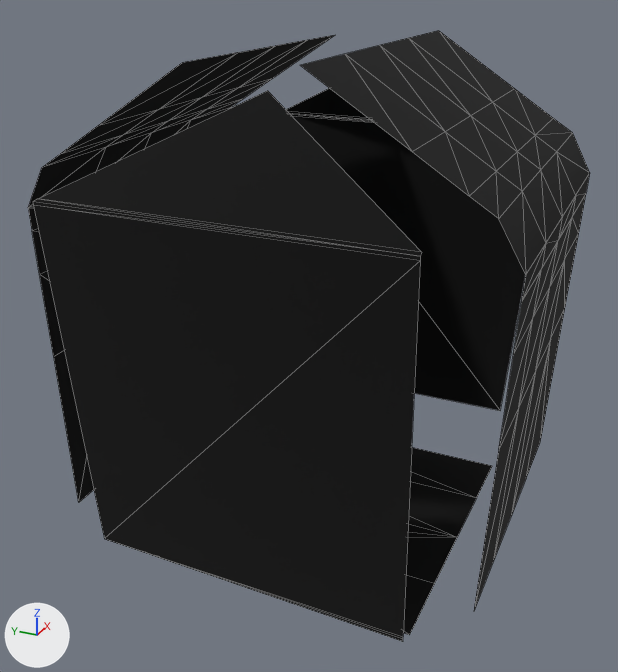
Two versions of the glTF model box2.glb, one commit apart.
Both versions are drawn from a camera (50 mm lens) standing at (-3.03, -1.28, 2.45) and looking at (-0.09, 0.04, 0.98). Every picture has the same lights, and +X, +Y and +Z are marked at lower left. Mesh edges are drawn as thin lines. Where no turn or scale is listed for an object, it has been applied to the vertices.

In view in the first picture: 'boxH'.
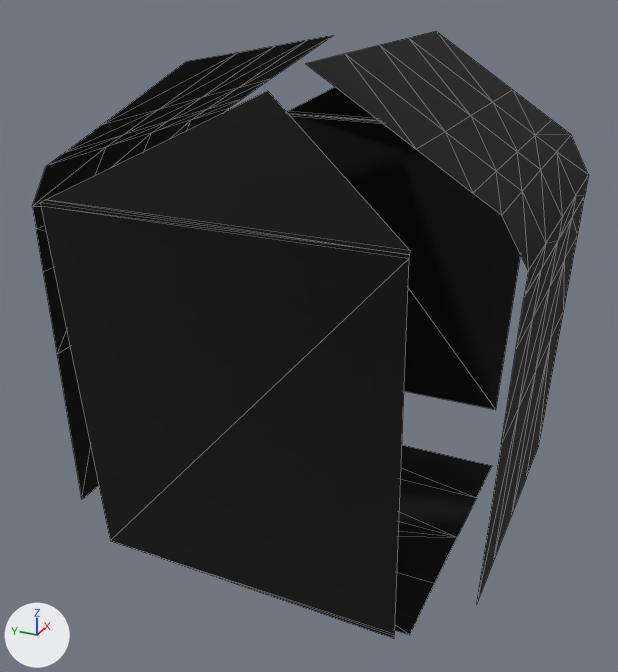
Boxes (x1, y1, x2, y2) around the edits, measured in the pictures (618 x 672 px; the box of a moved part takes in the faces that stretch with it):
'boxH', reshaped
    before: (28, 30, 590, 642)
    after: (32, 31, 589, 639)
part 1 of me_mesh_0, moved or reshaped
    before: (33, 91, 422, 642)
    after: (41, 91, 410, 639)
part 2 of me_mesh_0, moved or reshaped
    before: (410, 30, 590, 477)
    after: (410, 31, 589, 477)
part 3 of me_mesh_0, moved or reshaped
    before: (293, 116, 525, 410)
    after: (291, 116, 520, 410)
part 4 of me_mesh_0, moved or reshaped
    before: (286, 88, 374, 123)
    after: (287, 87, 383, 124)
part 5 of me_mesh_0, moved or reshaped
    before: (28, 54, 235, 230)
    after: (32, 54, 235, 229)
part 6 of me_mesh_0, moved or reshaped
    before: (99, 53, 236, 125)
    after: (103, 53, 236, 124)
part 7 of me_mesh_0, moved or reshaped
    before: (79, 457, 94, 502)
    after: (82, 446, 99, 499)
part 8 of me_mesh_0, moved or reshaped
    before: (54, 351, 87, 502)
    after: (57, 347, 91, 498)
part 9 of me_mesh_0, moved or reshaped
    before: (300, 54, 546, 610)
    after: (305, 54, 546, 605)
part 10 of me_mesh_0, moved or reshaped
    before: (32, 231, 64, 356)
    after: (36, 225, 70, 354)

The change, as a diff of the scene's bpy script:
```diff
--- a/box2.glb.py
+++ b/box2.glb.py
@@ me_mesh_0 @@
 me_mesh_0.from_pydata(...)  # 122 vertices, 155 faces; spans x -0.9..0.9, y -0.89..0.89, z 0.0..2.02
 # used by ob_boxh; location = (0.002, 0.0, 0.108)
+# me_mesh_0 part 1: the loose piece of 11 vertices spanning x -0.9..-0.63, y -0.65..0.67, z 0.16..1.94 is scaled about its middle by (1, 0.952, 1)
+# me_mesh_0 part 2: all 9 vertices in x 0.66..0.71, y -0.89..-0.2, z 0.16..2.01 are moved by (-0.04, 0.0, 0.0)
+# me_mesh_0 part 3: the 1 vertex in x 0.84, y -0.6, z 0.19 is moved by (0.0, 0.02, 0.0)
+# me_mesh_0 part 4: all 3 vertices in x 0.89..0.9, y -0.69, z 1.57..1.59 are moved by (0.0, 0.05, 0.0)
+# me_mesh_0 part 5: all 5 vertices in x -0.7..-0.69, y 0.54..0.89, z 1.39..1.8 are moved by (0.02, 0.0, 0.0)
+# me_mesh_0 part 6: the 1 vertex in x -0.7, y 0.19, z 2.02 is moved by (0.02, 0.0, 0.0)
+# me_mesh_0 part 7: the 1 vertex in x -0.69, y 0.84, z 0.2 is moved by (0.02, 0.0, 0.0)
+# me_mesh_0 part 8: the 1 vertex in x -0.69, y 0.87, z 0.88 is moved by (0.02, 0.0, 0.0)
+# me_mesh_0 part 9: all 9 vertices in x -0.66..-0.62, y -0.89..-0.18, z 0.18..2.02 are moved by (0.04, 0.0, 0.0)
+# me_mesh_0 part 10: the 1 vertex in x -0.69, y 0.88, z 1.22 is moved by (0.37, 0.0, 0.0)
 me_mesh_0.materials.append(mat_trans)
```
